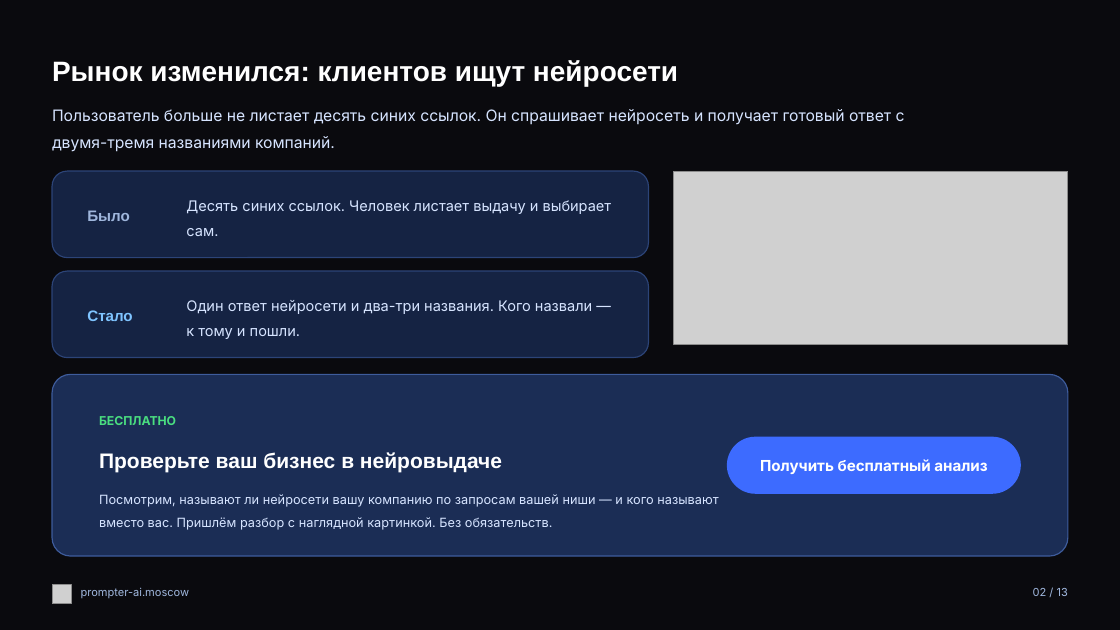
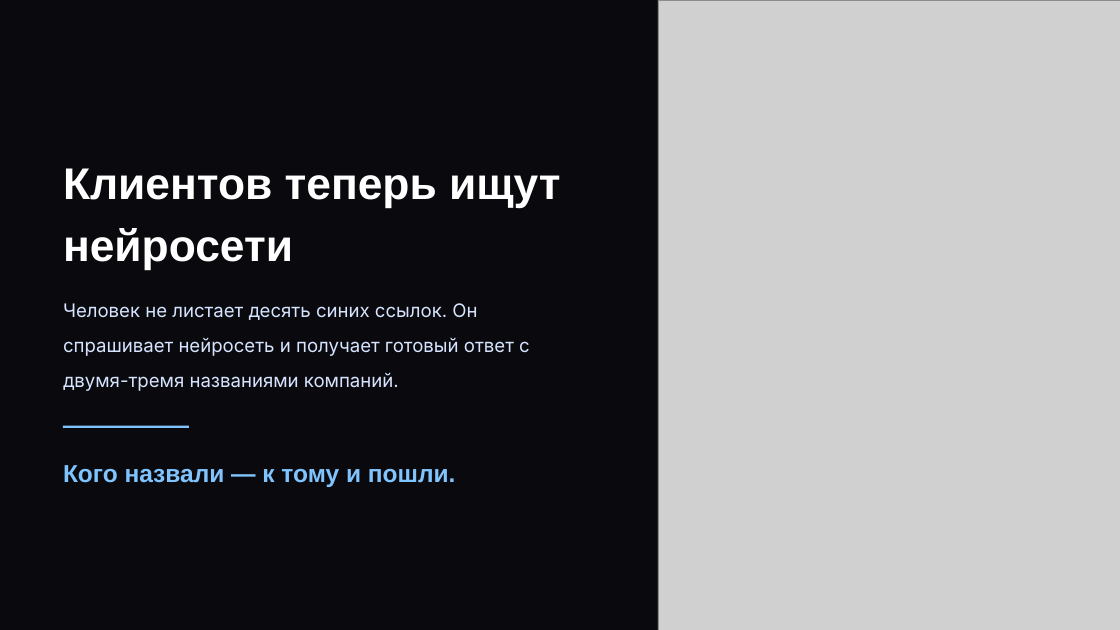
Before and after one commit to injusticebeast802-coder/taste-skill, a slide deck: slide 2 of prompter-moscow/presentation/prompter-obshchaya.pptx. Drawn at 1120x630 pixels with LibreOffice and Linux fonts; fonts in the diff are those of the drawing; grey boxes stand for pictures. Boxes give left, top, right and bottom in pixels: in the first picture for what was removed or moved away, otherwise in the second. Text is boxed around its words. In the diff, an @@ line names an element or a change of style, - is before the commit and + after.

```diff
--- a/prompter-moscow/presentation/prompter-obshchaya.pptx
+++ b/prompter-moscow/presentation/prompter-obshchaya.pptx
@@ picture added at bbox=[658, 0, 1120, 630] @@
@@ rounded rectangle removed at bbox=[52, 171, 649, 258] @@
@@ text at bbox=[63, 168, 560, 269]: text changed; size 24 to 38 pt @@
-Рынок изменился: клиентов ищут нейросети
+Клиентов теперь ищут нейросети
@@ picture removed at bbox=[674, 171, 1068, 344] @@
@@ text removed at bbox=[186, 200, 612, 236] @@
-Десять синих ссылок. Человек листает выдачу и выбирает сам.
@@ text removed at bbox=[87, 210, 129, 221] @@
-Было
@@ rounded rectangle removed at bbox=[52, 271, 649, 358] @@
@@ text at bbox=[63, 303, 530, 391]: text changed; size 13.5 to 16 pt @@
-Пользователь больше не листает десять синих ссылок. Он спрашивает нейросеть и получает готовый ответ с двумя-тремя названиями компаний.
+Человек не листает десять синих ссылок. Он спрашивает нейросеть и получает готовый ответ с двумя-тремя названиями компаний.
@@ text removed at bbox=[87, 310, 132, 321] @@
-Стало
@@ rounded rectangle removed at bbox=[52, 375, 1068, 556] @@
@@ text removed at bbox=[99, 416, 176, 425] @@
-БЕСПЛАТНО
@@ rectangle added at bbox=[63, 426, 189, 429], fill #7FC4FF @@
@@ rounded rectangle removed at bbox=[727, 437, 1021, 494] @@
@@ text at bbox=[63, 465, 456, 487]: text changed; size 12.5 to 21 pt; font Inter to Arial; text colour #D6E4FF to #7FC4FF; bold on @@
-Один ответ нейросети и два-три названия. Кого назвали — к тому и пошли.
+Кого назвали — к тому и пошли.
@@ text "Кого назвали — к тому ..." at bbox=[63, 465, 456, 487]: vertical alignment middle to top @@
@@ text removed at bbox=[99, 452, 502, 472] @@
-Проверьте ваш бизнес в нейровыдаче
@@ text removed at bbox=[760, 459, 987, 474] @@
-Получить бесплатный анализ
@@ text removed at bbox=[99, 494, 718, 530] @@
-Посмотрим, называют ли нейросети вашу компанию по запросам вашей ниши — и кого называют вместо вас. Пришлём разбор с наглядной картинкой. Без обязательств.
@@ picture removed at bbox=[52, 585, 71, 604] @@
@@ text removed at bbox=[81, 587, 190, 598] @@
-prompter-ai.moscow
@@ text removed at bbox=[1033, 588, 1068, 596] @@
-02 / 13
```
Also in this commit, not shown: 3 other slides changed, 3 slides added, 9 slides removed, 4 other files.
